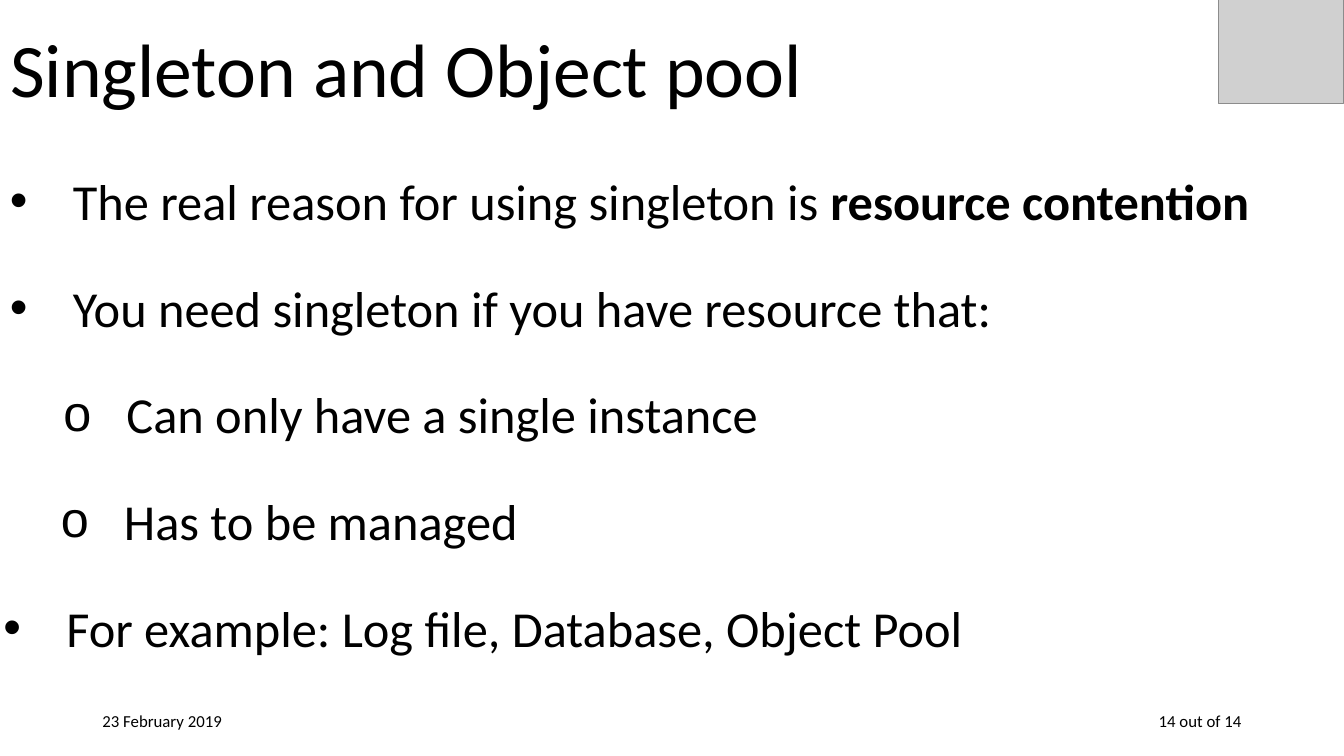
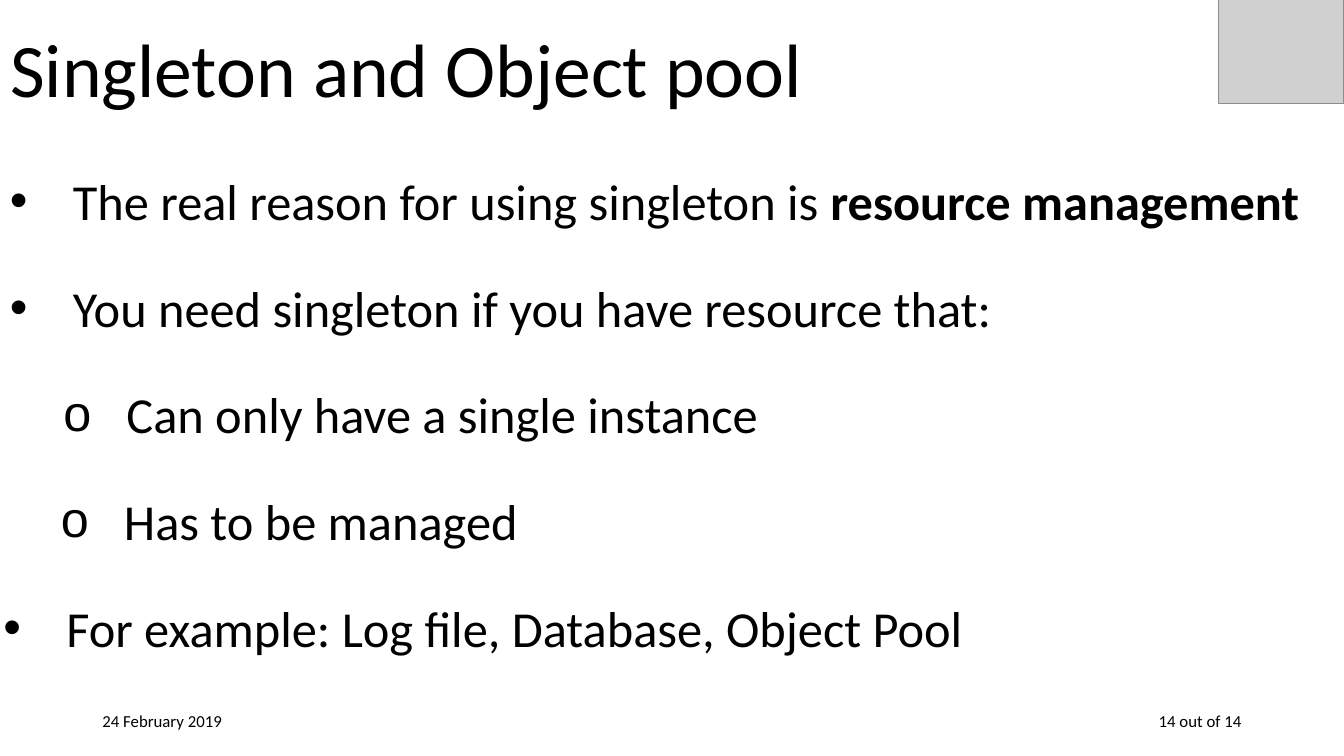
Before and after one commit to Bellkross/Singleton-ObjectPool, a slide deck: slide 15 of Presentations/Singleton.pptx. Drawn at 1344x756 pixels with LibreOffice and Linux fonts; fonts in the diff are those of the drawing; grey boxes stand for pictures. Boxes give left, top, right and bottom in pixels: in the first picture for what was removed or moved away, otherwise in the second. Text is boxed around its words. In the diff, an @@ line names an element or a change of style, - is before the commit and + after.

Commit message:
Fix typos in presentation

```diff
--- a/Presentations/Singleton.pptx
+++ b/Presentations/Singleton.pptx
@@ text at <box>73,185,1299,229</box>: text changed @@
-• The real reason for using singleton is resource contention
+• The real reason for using singleton is resource management
@@ text at <box>102,715,222,730</box>: text changed @@
-23 February 2019
+24 February 2019
```
Also in this commit, not shown: 8 other slides changed.
